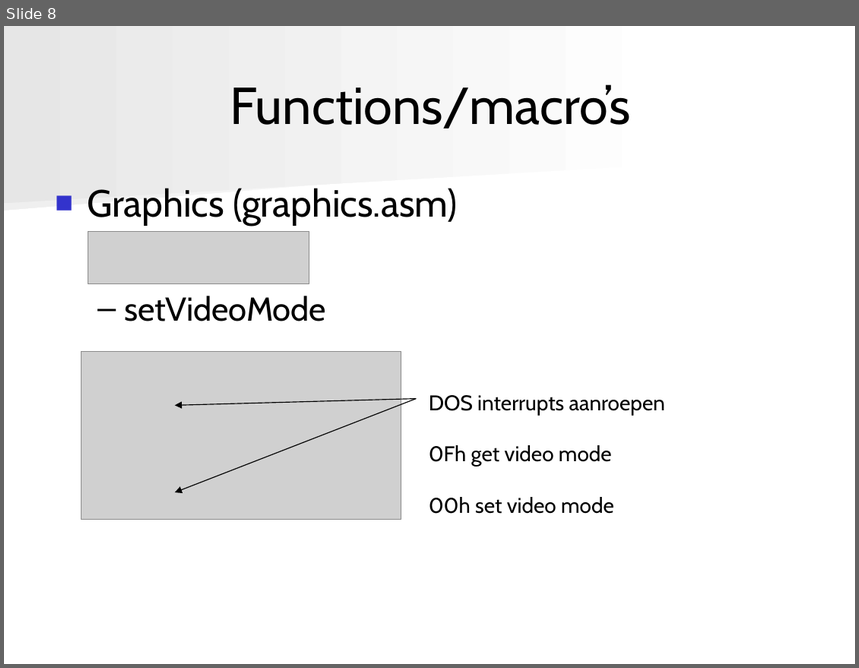
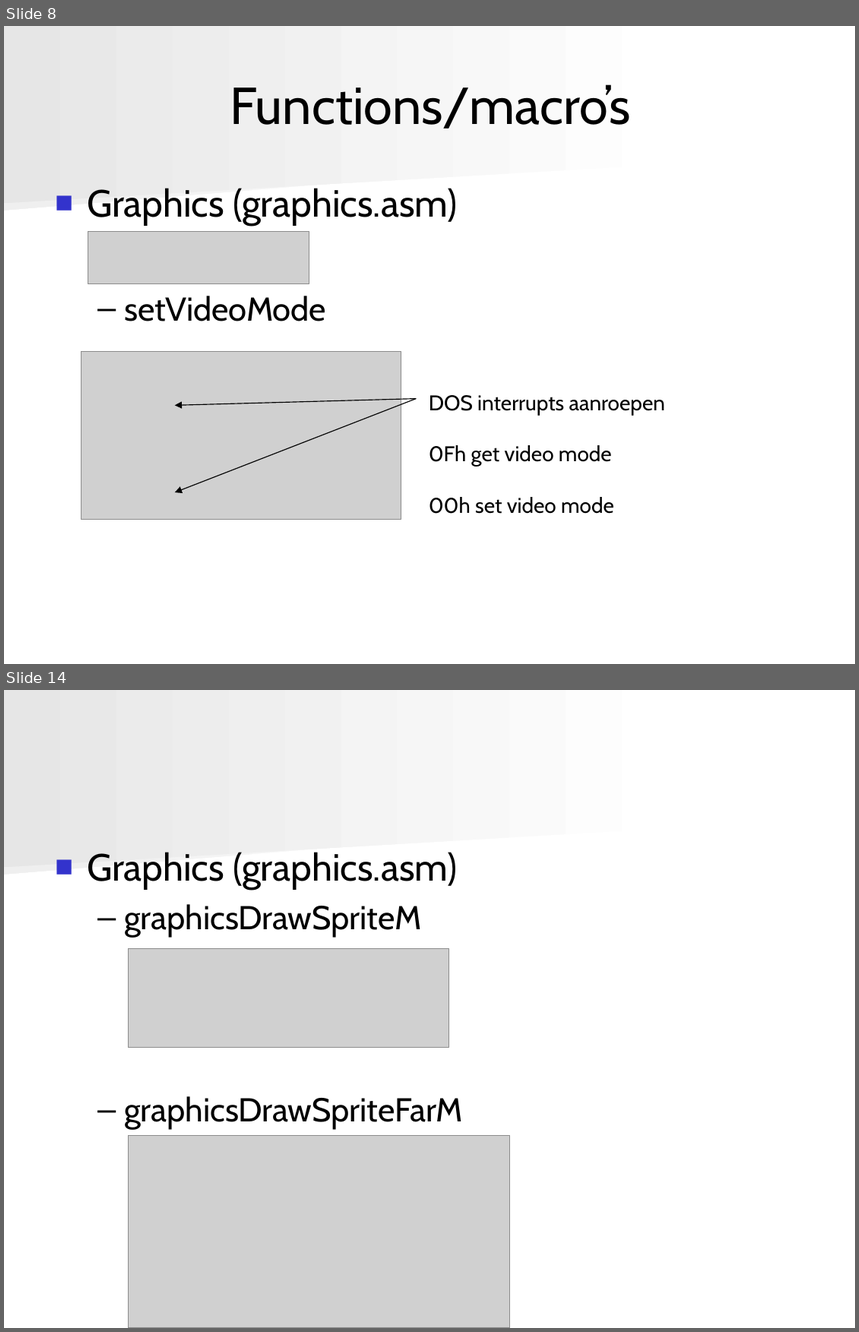
Before and after one commit to angryzor/space_invaders_8086, a slide deck: Presentatie.ppt. Shown one above the other, each under a label of ours: slide 8 before the commit, slides 8 and 14 after it; the slides between them are not shown. The pictures are 859x668 and 859x1332 pixels, drawn with LibreOffice and Linux fonts; fonts in the diff are those of the drawing; grey boxes stand for pictures. Boxes give left, top, right and bottom in pixels: in the first picture for what was removed or moved away, otherwise in the second. Text is boxed around its words. In the diff, an @@ line names an element or a change of style, - is before the commit and + after.

```diff
--- a/Presentatie.ppt
+++ b/Presentatie.ppt
@@ slide 14 added at (x1=4, y1=690, x2=855, y2=1328), background #FFFFFF; not listed: 2 template elements that a slide beside it also shows @@
@@ text added at (x1=87, y1=852, x2=462, y2=1130), 28 pt, text #000000 @@
+■ Graphics (graphics.asm)
+  – graphicsDrawSpriteM
+  – graphicsDrawSpriteFarM
@@ picture added at (x1=129, y1=948, x2=449, y2=1047) @@
@@ picture added at (x1=129, y1=1136, x2=510, y2=1328) @@
```
Also in this commit, not shown: 4 slides changed, 10 other slides added, 4 slides removed, 1 other file.
